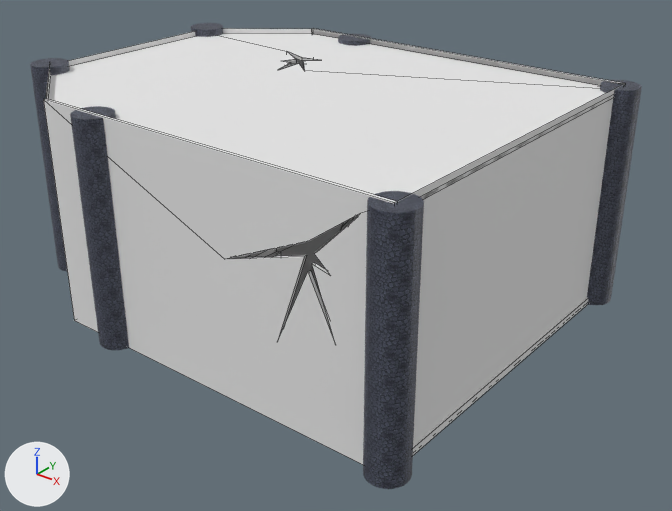
Two versions of the Blender file GamesLabCW/models/Room/room.blend, one commit apart.
Camera for both pictures: a camera (50 mm lens) standing at (158.8, -195.6, 116.5) and looking at (-0.5, 3.5, -6.9). The axes (+X, +Y, +Z) are drawn at lower left. The lights are the same throughout. Mesh edges are drawn as thin lines on the coarser meshes.
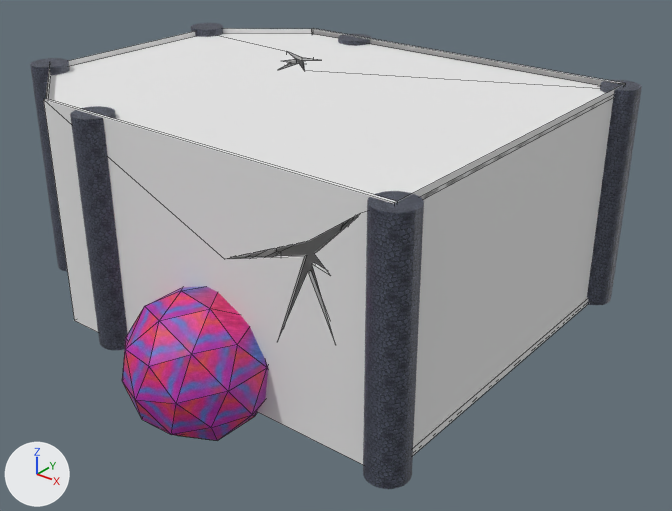
Edits to the scene script, one JSON object a line:
```json
{"op": "add", "block": "me_icosphere_001", "code": ["me_icosphere_001 = bpy.data.meshes.new('Icosphere.001')", "me_icosphere_001.from_pydata(...)  # 42 vertices, 80 faces; spans x -28.6..9.6, y -16.2..21.6, z -27.3..11.9", "me_icosphere_001.materials.append(mat_tiedyefur256_tga)  # picture img_tiedyefur256_tga"]}
{"op": "add", "block": "ob_icosphere_001", "code": ["ob_icosphere_001 = bpy.data.objects.new('Icosphere.001', me_icosphere_001)", "ob_icosphere_001.location = (16.4, -64.2, -2.8)"]}
```

Location of each change, (x1, y1, x2, y2) in pixels of the pictures (672 x 511 px):
```json
{"object": "Icosphere.001", "change": "added", "after": [122, 286, 268, 441], "on screen": "pink"}
```
